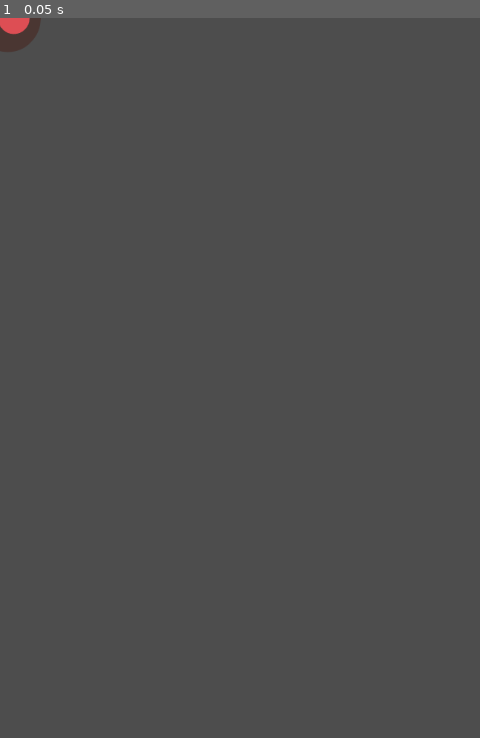
Above: before the commit, frame 1.
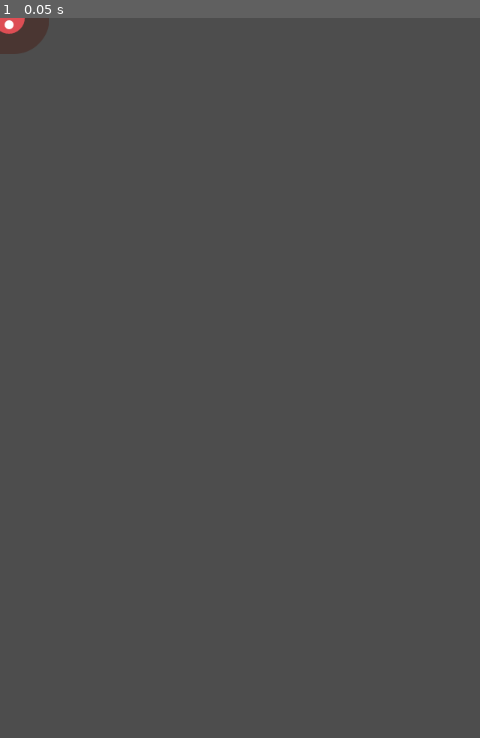
Above: after the commit, the same moment.

Repository: alin-but-real/dodgethecreeps
Game: Godot game, scene res://mob.tscn
The game is run twice, just before and just after one commit, with the same random seed, the same clock (stepped at 60 frames per second) and the same inputs. This scene is started directly instead of the project's main scene.
Inputs:
- Up to frame 1 (0.05 s): no input

The runs differ from the first frame. In frame 1, 0.1% of the frame differs, in the area x 0-11%, y 0-5%.

Commit message:
mob finalization ig

Diff:
--- /dev/null
+++ b/mob.gd
@@ -0,0 +1,9 @@
+extends RigidBody2D
+
+func _ready():
+	var mob_types = Array($AnimatedSprite2D.sprite_frames.get_animation_names())
+	$AnimatedSprite2D.animation  = mob_types.pick_random()
+
+
+func _on_visible_on_screen_notifier_2d_screen_exited() -> void:
+	pass # Replace with function body.
--- a/mob.tscn
+++ b/mob.tscn
@@ -1,5 +1,6 @@
-[gd_scene load_steps=9 format=3 uid="uid://d0h0bxtcwd20e"]
+[gd_scene load_steps=10 format=3 uid="uid://d0h0bxtcwd20e"]
 
+[ext_resource type="Script" uid="uid://c24noh3rr4y0j" path="res://mob.gd" id="1_1qmh0"]
 [ext_resource type="Texture2D" uid="uid://dgqptou5qsglt" path="res://dodge_the_creeps_2d_assets/art/enemyFlyingAlt_1.png" id="1_b3mxk"]
 [ext_resource type="Texture2D" uid="uid://b3s477qgwto0y" path="res://dodge_the_creeps_2d_assets/art/enemyFlyingAlt_2.png" id="2_1qmh0"]
 [ext_resource type="Texture2D" uid="uid://b0yx5oa1jwn6q" path="res://dodge_the_creeps_2d_assets/art/enemySwimming_1.png" id="3_gfurk"]
@@ -50,6 +51,7 @@
 [node name="Mob" type="RigidBody2D"]
 collision_mask = 0
 gravity_scale = 0.0
+script = ExtResource("1_1qmh0")
 metadata/_edit_group_ = true
 
 [node name="AnimatedSprite2D" type="AnimatedSprite2D" parent="."]
Not shown, added: mob.gd.uid
